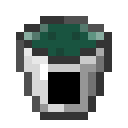
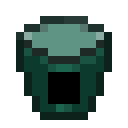
The second 128 x 128 image is a revision of the first. Changes to its layers:
painted on "Bucket" over box(16, 16, 112, 120)
